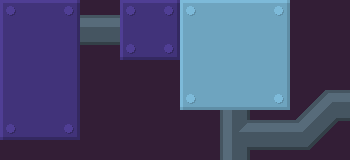
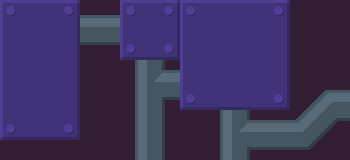
The second 350px x 160px image is a revision of the first. Changes to its layers:
painted on "Bolts" over <box>186,6,284,104</box>
painted on "3D Effect" over <box>138,0,290,160</box>
painted on "Background" over <box>135,0,290,160</box>
